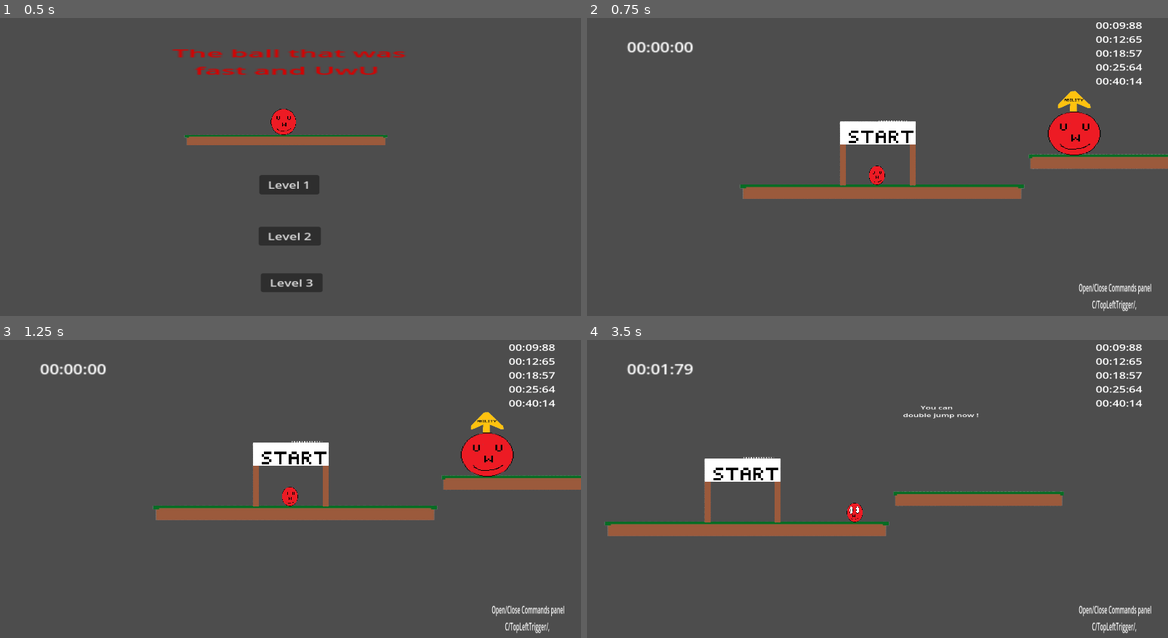
Above: before the commit, frames 1-4 (two rows, left to right).
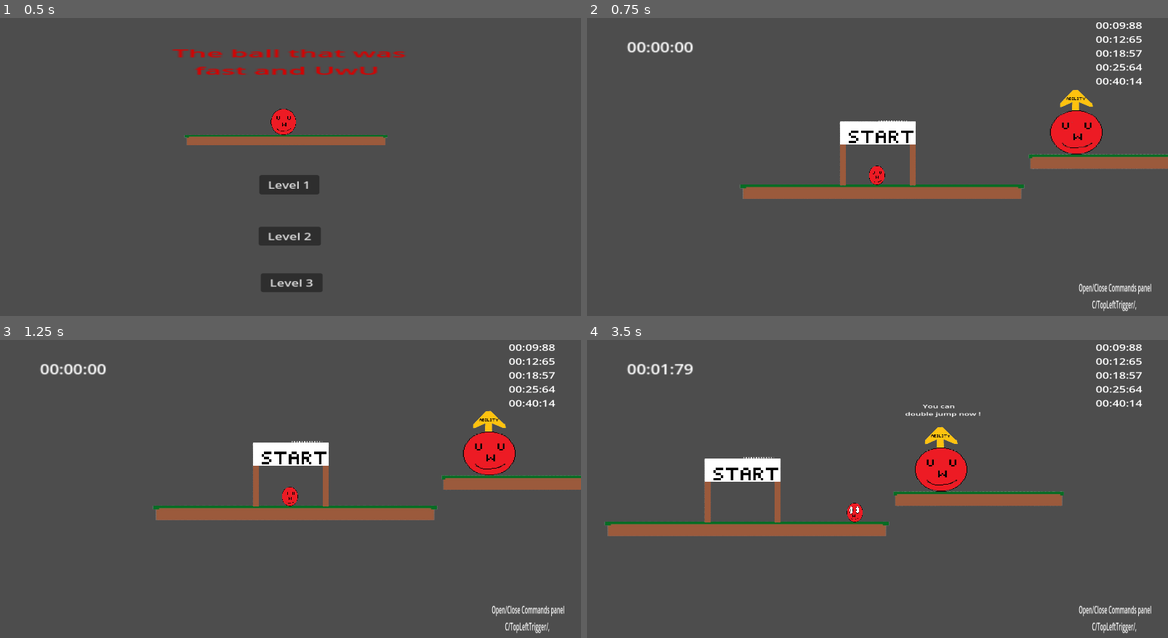
Above: after the commit, the same moments.

Repository: Mahnwe/TheBallThatWasUwU
Game: Godot game, scene res://Scenes/menu.tscn
The game is run twice, just before and just after one commit, with the same random seed, the same clock (stepped at 60 frames per second) and the same inputs.
Inputs (mouse positions are in pixels of both pictures, inside the frame that each line leads up to):
- Up to frame 1 (0.5 s): no input
- Up to frame 2 (0.75 s): click "Level 3" at 0.5 s
- Up to frame 3 (1.25 s): no input
- Up to frame 4 (3.5 s): tap Enter at 1.25 s; move the mouse to (1005, 471) at 1.27 s; hold D (move_right) 1.28-2.78 s; tap F (next_level) at 1.35, 2.3, 2.85 s; click (1005, 471) at 1.42 s; tap Space (jump) at 1.52, 2.27 s; move the mouse to (761, 503) at 2.02 s; tap X (dash) at 2.1 s; move the mouse to (935, 417) at 2.77 s; hold A (move_left) from 2.78 s (still down)

Frame 1 is identical in both runs. In frame 2, 0.5% of the frame differs, in the area x 79-89%, y 24-47%; in frame 3, 0.5%; in frame 4, 1.4%, in the area x 54-68%, y 21-51%.

Commit message:
Change level 3's ability prefab position

Diff:
--- a/Scenes/level3.tscn
+++ b/Scenes/level3.tscn
@@ -42,7 +42,7 @@
 scale = Vector2(0.600001, 1)
 
 [node name="Ability" parent="." instance=ExtResource("7_pr54i")]
-position = Vector2(464, -11)
+position = Vector2(469, -14)
 scale = Vector2(0.52, 0.56)
 
 [connection signal="player_exited_start_area" from="StartArea" to="." method="_on_start_area_player_exited_start_area"]
